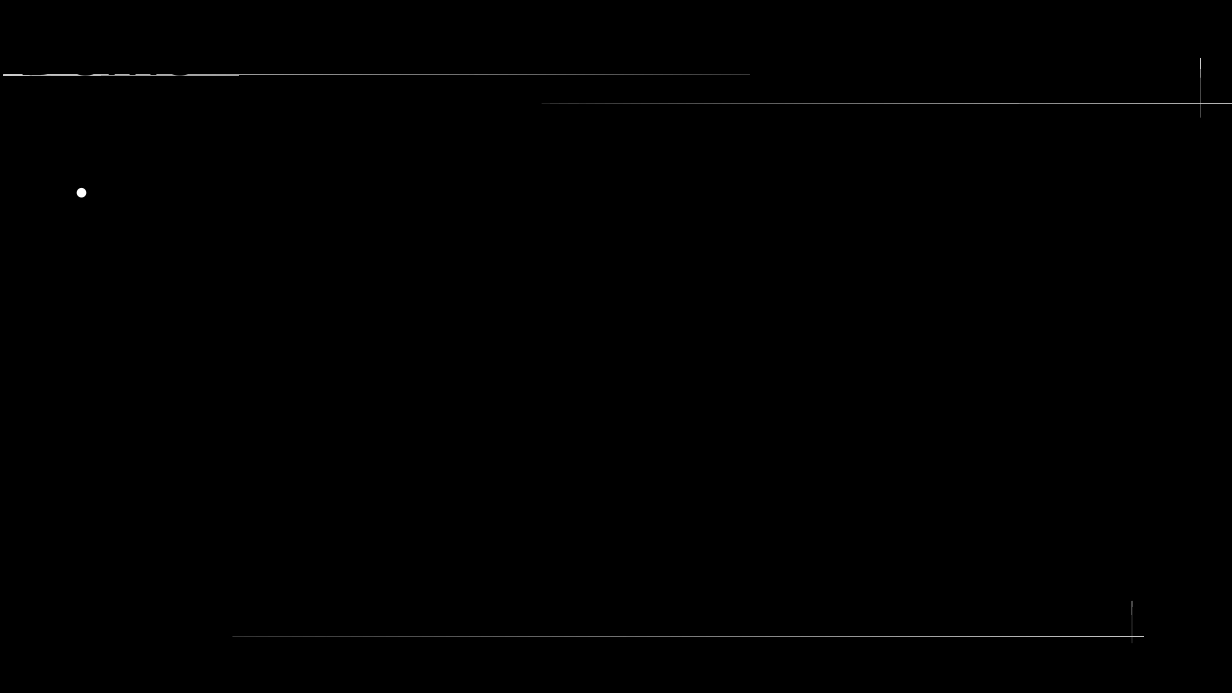
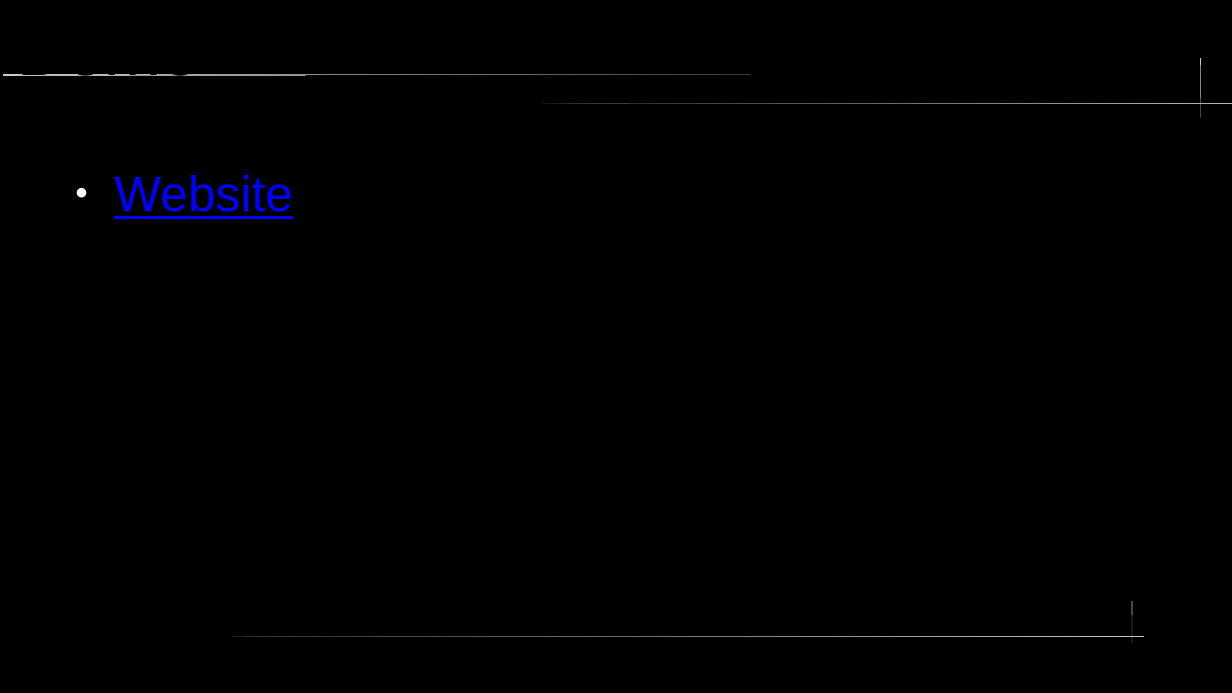
Before and after one commit to e10ne/receptenboek, a slide deck: slide 6 of receptenboek.pptx. Drawn at 1232x693 pixels with LibreOffice and Linux fonts; fonts in the diff are those of the drawing. Boxes give left, top, right and bottom in pixels: in the first picture for what was removed or moved away, otherwise in the second. Text is boxed around its words. In the diff, an @@ line names an element or a change of style, - is before the commit and + after.

Commit message:
Update presentation

```diff
--- a/receptenboek.pptx
+++ b/receptenboek.pptx
@@ freeform shape at <box>542,103,1232,104</box>: outline redrawn @@
@@ text added at <box>114,175,293,219</box>, 32 pt, text #0000FF, underline @@
+● Website
```
Also in this commit, not shown: 7 other slides changed.
